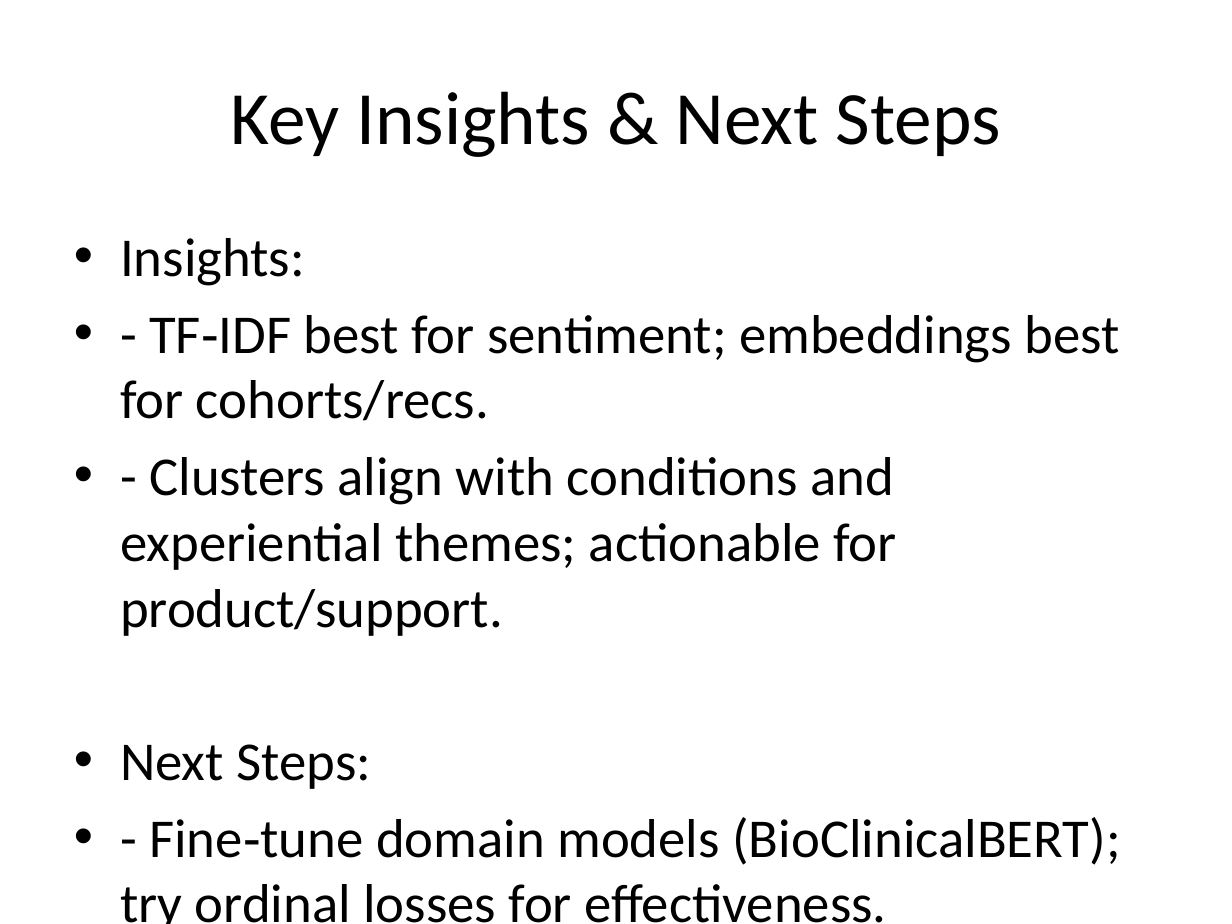
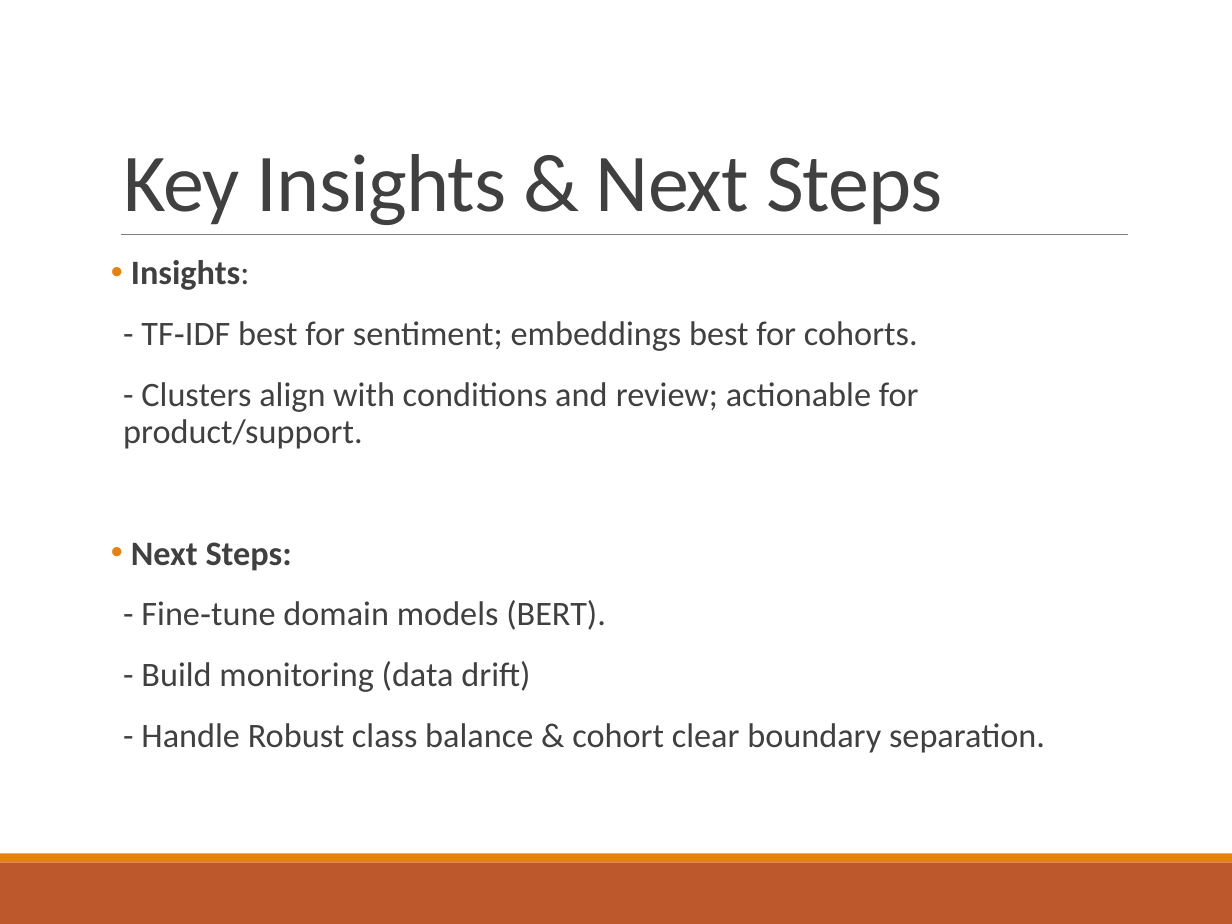
Before and after one commit to ankita-ai/MedisynLabsCaseStudy, a slide deck: slide 16 of Medisyn_Case_Study_4_Use_Cases.pptx (slide 10 before the commit). Drawn at 1232x924 pixels with LibreOffice and Linux fonts; fonts in the diff are those of the drawing. Boxes give left, top, right and bottom in pixels: in the first picture for what was removed or moved away, otherwise in the second. Text is boxed around its words. In the diff, an @@ line names an element or a change of style, - is before the commit and + after.

Commit message:
add presentation

```diff
--- a/Medisyn_Case_Study_4_Use_Cases.pptx
+++ b/Medisyn_Case_Study_4_Use_Cases.pptx
@@ title "Key Insights & Next Steps": place and size @@
-title "Key Insights & Next Steps" at [230,91,1001,157]
+title "Key Insights & Next Steps" at [123,154,943,225]
@@ title "Key Insights & Next Steps" at [123,154,943,225]: size 44 to 48 pt, text colour #000000 to #404040, letter spacing 0 to -0.5 pt; alignment centre to left; line spacing 1 to 0.85; vertical alignment middle to bottom @@
@@ line added from (121, 234) to (1127, 234), #808080 0.5 pt @@
@@ text "Insights:": place and size @@
-text "Insights:" at [120,238,1120,924]
+text "Insights:" at [123,260,1045,753]
@@ text at [131,260,292,571]: size 32 to 20 pt, text colour #000000 to #404040, bold on in "Insights:", "Next Steps:"; indent changed; line spacing 1 to 0.9; more space between paragraphs @@
@@ text at [123,321,919,449]: text changed; size 32 to 20 pt; text colour #000000 to #404040 @@
-• - TF‑IDF best for sentiment; embeddings best for cohorts/recs.
-• - Clusters align with conditions and experiential themes; actionable for product/support.
+  - TF‑IDF best for sentiment; embeddings best for cohorts.
+  - Clusters align with conditions and review; actionable for product/support.
@@ text at [141,600,1045,753]: text changed; size 32 to 20 pt; text colour #000000 to #404040 @@
-• - Fine‑tune domain models (BioClinicalBERT); try ordinal losses for effectiveness.
-• - Add safety layer for recs (exclude severe side‑effect clusters).
-• - Build monitoring (data drift, class balance, cohort stability).
+  - Fine‑tune domain models (BERT).
+  - Build monitoring (data drift)
+  - Handle Robust class balance & cohort clear boundary separation.
@@ rectangle added at [0,862,1232,924], fill #BD582C @@
@@ rectangle added at [0,854,1232,862], fill #E48312 @@
```
Also in this commit, not shown: 8 other slides changed, 7 slides added, 1 slide removed.
